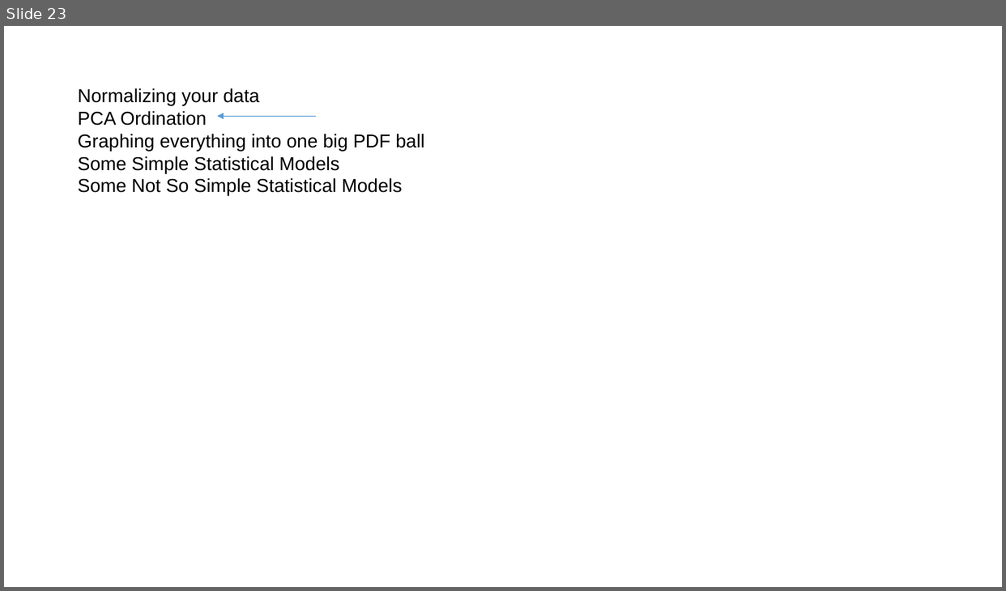
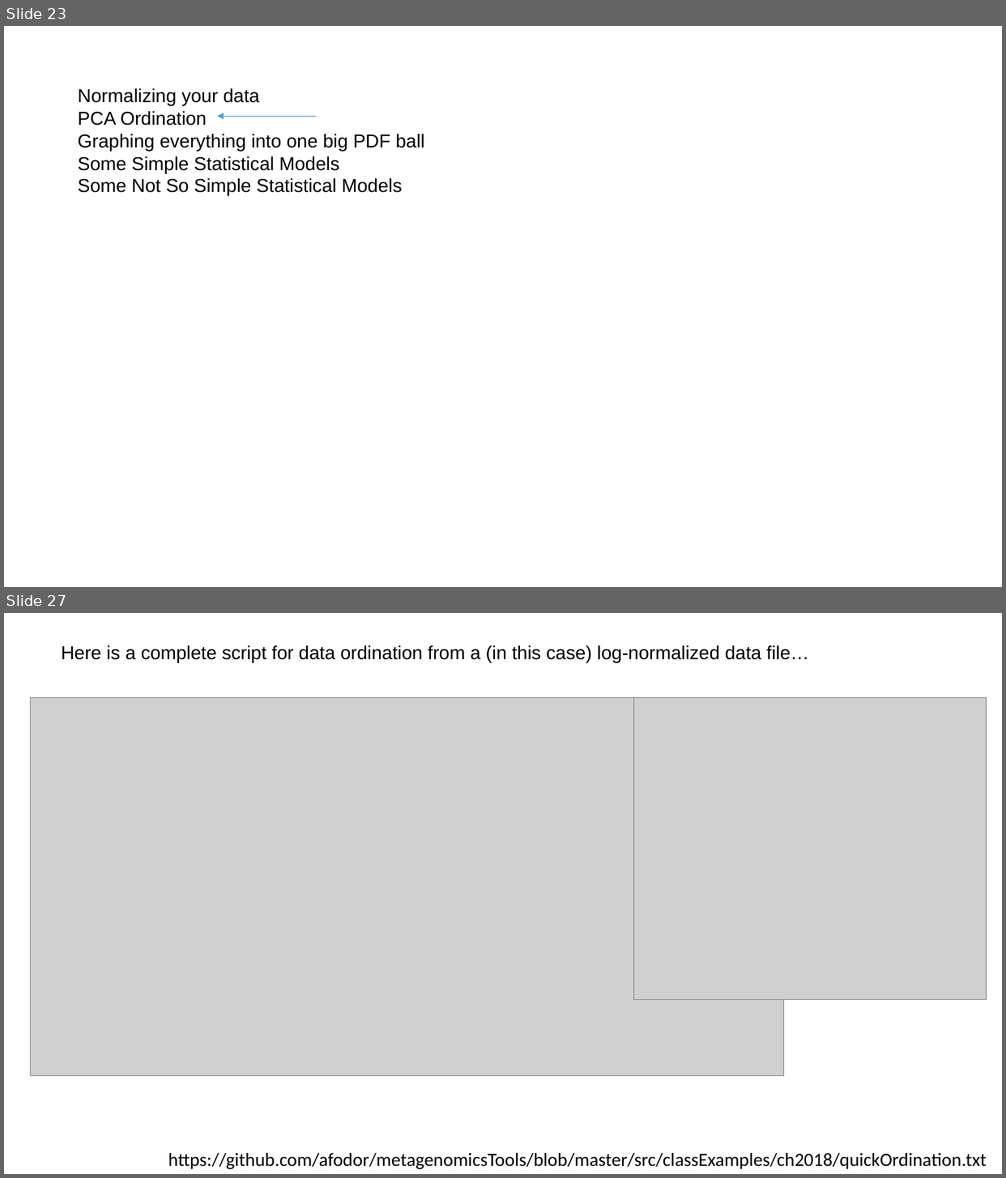
Before and after one commit to afodor/afodor.github.io, a slide deck: classes/ChapelHill2018/ch.pptx. Shown one above the other, each under a label of ours: slide 23 before the commit, slides 23 and 27 after it; the slides between them are not shown. The pictures are 1006x591 and 1006x1178 pixels, drawn with LibreOffice and Linux fonts; fonts in the diff are those of the drawing; grey boxes stand for pictures. Boxes give left, top, right and bottom in pixels: in the first picture for what was removed or moved away, otherwise in the second. Text is boxed around its words. In the diff, an @@ line names an element or a change of style, - is before the commit and + after.

```diff
--- a/classes/ChapelHill2018/ch.pptx
+++ b/classes/ChapelHill2018/ch.pptx
@@ slide 27 added at (4,613,1002,1174), background #FFFFFF @@
@@ text added at (61,645,809,663), 18 pt, text #000000 @@
+Here is a complete script for data ordination from a (in this case) log-normalized data file…
@@ picture added at (30,697,783,1076) @@
@@ picture added at (633,697,987,1000) @@
@@ text added at (168,1153,987,1169), 18 pt, text #000000 @@
+https://github.com/afodor/metagenomicsTools/blob/master/src/classExamples/ch2018/quickOrdination.txt
```
Also in this commit, not shown: 21 other slides added.
